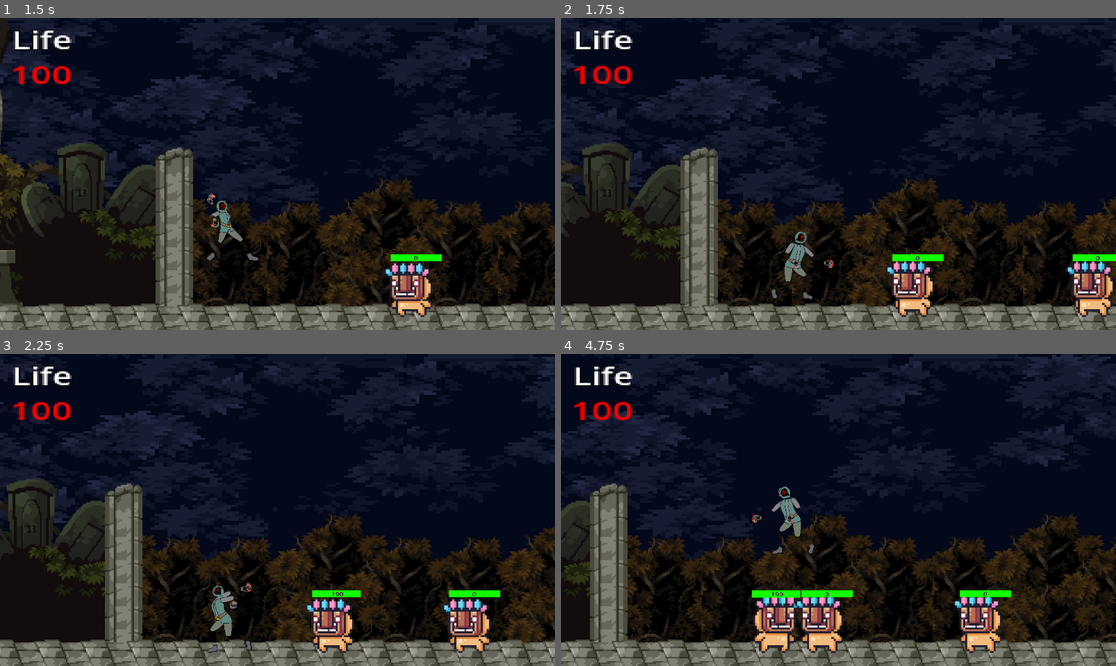
Above: before the commit, frames 1-4 (two rows, left to right).
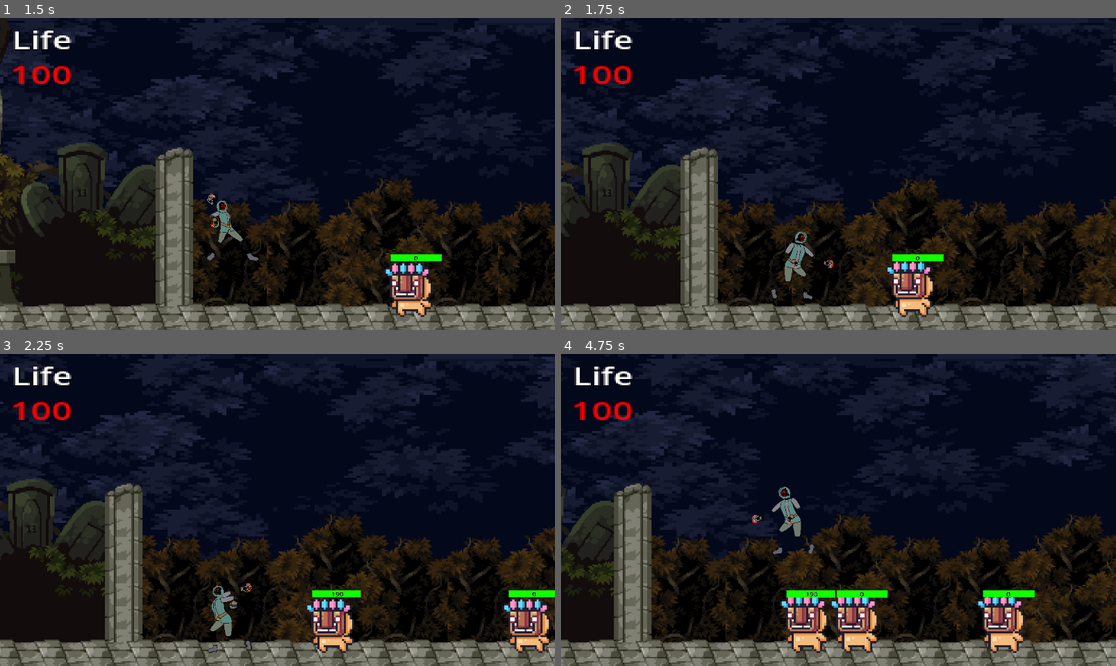
Above: after the commit, the same moments.

Repository: KatzkriegBop/DungeonSquadMadness
Game: Godot game, scene res://Scenes/Levels/mapa 1.tscn
Same seed, same stepped clock (60 frames per second), same inputs: the game is played once before the commit and once after it.
Inputs:
- Up to frame 1 (1.5 s): tap Enter (ui_accept) at 0.5, 0.77 s; hold Z (Basic_Attack) 0.53-1.28 s; hold Right (ui_right) from 0.53 s (still down); tap Z (Basic_Attack) at 1.35 s
- Up to frame 2 (1.75 s): keep holding Right (ui_right); tap Enter (ui_accept) at 1.52 s
- Up to frame 3 (2.25 s): release Right (ui_right) at 2.03 s; hold Left (ui_left) from 2.03 s (still down); hold Z (Basic_Attack) from 2.03 s (still down)
- Up to frame 4 (4.75 s): release Left (ui_left) at 2.78 s; release Z (Basic_Attack) at 2.78 s; hold Right (ui_right) 2.78-4.28 s; tap Z (Basic_Attack) at 2.85, 4.35 s; tap Enter (ui_accept) at 3.02, 3.77, 4.52 s; hold Z (Basic_Attack) 3.53-4.28 s; hold Left (ui_left) from 4.28 s (still down)

Frame 1 is identical in both runs. In frame 2, 1.3% of the frame differs, in the area x 90-100%, y 75-96%; in frame 3, 2.7%; in frame 4, 29%, in the area x 0-100%, y 0-100%.

Commit message:
otrocambio

Diff:
--- a/Scenes/Levels/mapa 1.tscn
+++ b/Scenes/Levels/mapa 1.tscn
@@ -2448,7 +2448,7 @@
 Target = NodePath("../Player")
 
 [node name="Enemy2" parent="." node_paths=PackedStringArray("Target") groups=["Enemies"] instance=ExtResource("9_sina0")]
-position = Vector2(2031, 1683)
+position = Vector2(2082, 236)
 scale = Vector2(5, 5)
 Target = NodePath("../Player")
 
